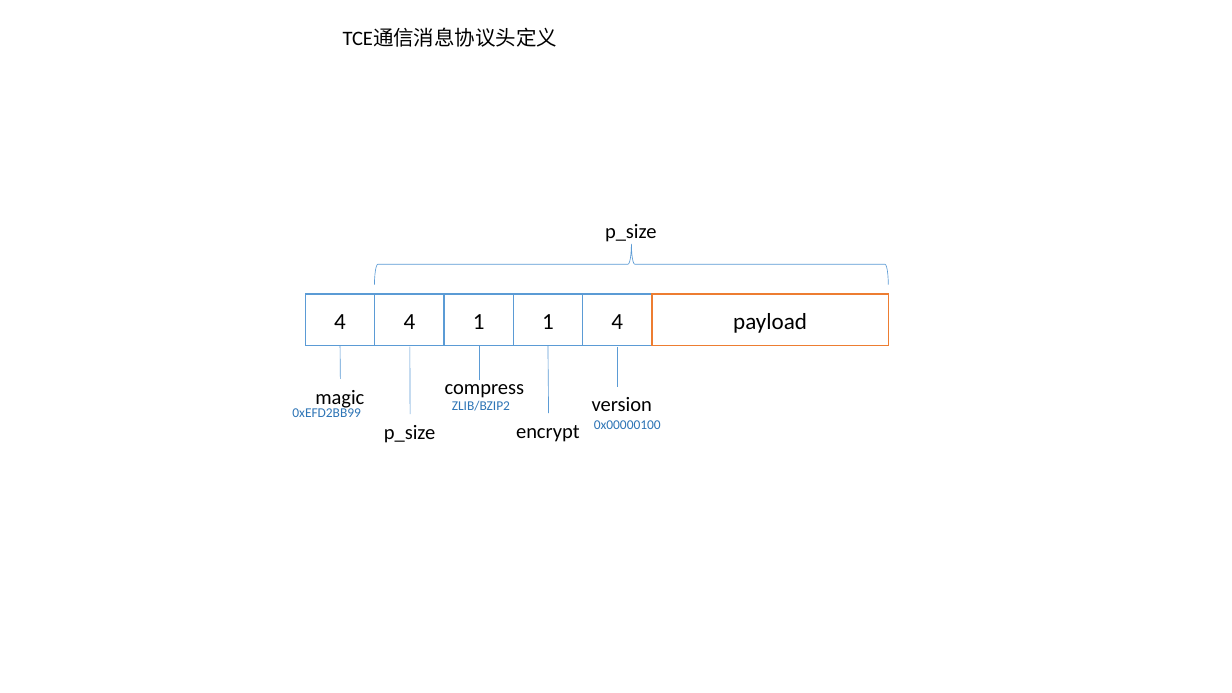
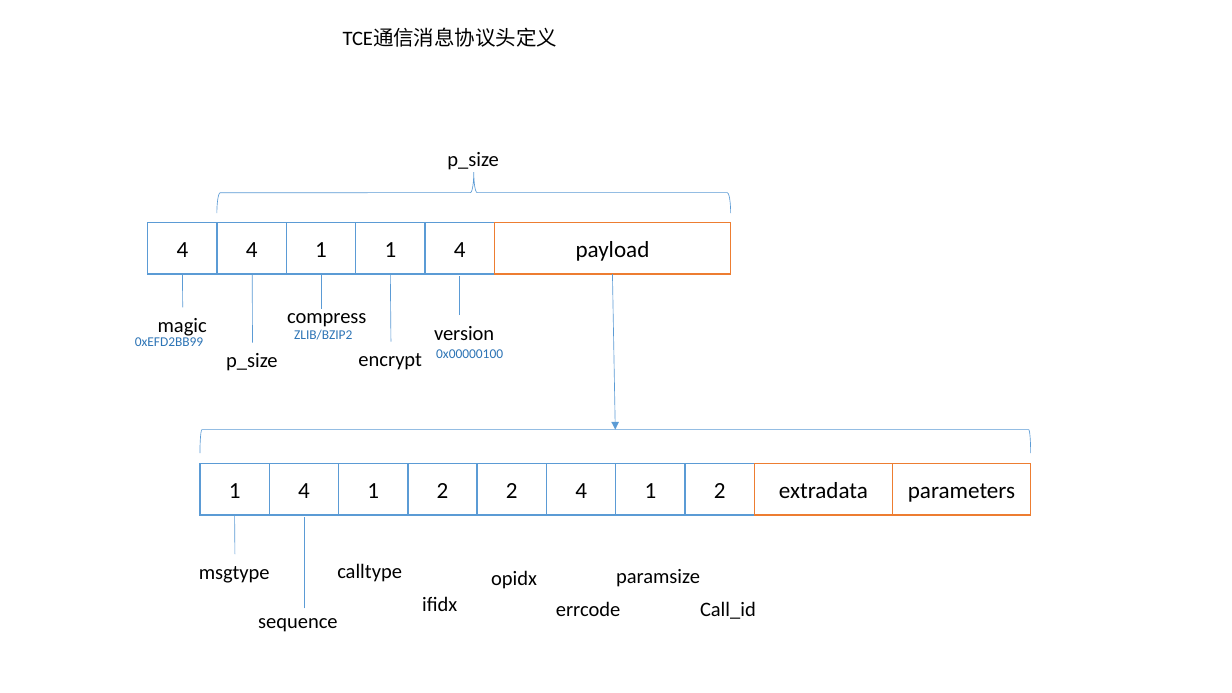
Before and after one commit to adoggie/TCE, a slide deck: slide 1 of doc/tce_protocal_internal.pptx. Drawn at 1232x693 pixels with LibreOffice and Linux fonts; fonts in the diff are those of the drawing. Boxes give left, top, right and bottom in pixels: in the first picture for what was removed or moved away, otherwise in the second. Text is boxed around its words. In the diff, an @@ line names an element or a change of style, - is before the commit and + after.

```diff
--- a/doc/tce_protocal_internal.pptx
+++ b/doc/tce_protocal_internal.pptx
@@ 3 texts, 1 left brace moved together from (x1=315, y1=244, x2=888, y2=411) to (x1=158, y1=173, x2=731, y2=340) @@
@@ 6 texts, 6 rectangles, 5 lines moved together from (x1=292, y1=224, x2=889, y2=443) to (x1=135, y1=152, x2=731, y2=371) @@
@@ arrow added from (613, 274) to (616, 430), #5B9BD5 0.5 pt @@
@@ right bracket added at (x1=200, y1=430, x2=1031, y2=453), outline #5B9BD5 0.5 pt @@
@@ rectangle added at (x1=200, y1=463, x2=269, y2=515), fill #FFFFFF, outline #5B9BD5 1 pt, 18 pt, text #000000 @@
+1
@@ rectangle added at (x1=269, y1=463, x2=338, y2=515), fill #FFFFFF, outline #5B9BD5 1 pt, 18 pt, text #000000 @@
+4
@@ rectangle added at (x1=338, y1=463, x2=408, y2=515), fill #FFFFFF, outline #5B9BD5 1 pt, 18 pt, text #000000 @@
+1
@@ rectangle added at (x1=408, y1=463, x2=477, y2=515), fill #FFFFFF, outline #5B9BD5 1 pt, 18 pt, text #000000 @@
+2
@@ rectangle added at (x1=477, y1=463, x2=546, y2=515), fill #FFFFFF, outline #5B9BD5 1 pt, 18 pt, text #000000 @@
+2
@@ rectangle added at (x1=546, y1=463, x2=616, y2=515), fill #FFFFFF, outline #5B9BD5 1 pt, 18 pt, text #000000 @@
+4
@@ rectangle added at (x1=616, y1=463, x2=685, y2=515), fill #FFFFFF, outline #5B9BD5 1 pt, 18 pt, text #000000 @@
+1
@@ rectangle added at (x1=685, y1=463, x2=754, y2=515), fill #FFFFFF, outline #5B9BD5 1 pt, 18 pt, text #000000 @@
+2
@@ rectangle added at (x1=754, y1=463, x2=893, y2=515), fill #FFFFFF, outline #ED7D31 1 pt, 18 pt, text #000000 @@
+extradata
@@ rectangle added at (x1=893, y1=463, x2=1031, y2=515), fill #FFFFFF, outline #ED7D31 1 pt, 18 pt, text #000000 @@
+parameters
@@ line added from (235, 555) to (235, 515), #5B9BD5 0.5 pt @@
@@ line added from (304, 608) to (304, 518), #5B9BD5 0.5 pt @@
@@ text added at (x1=199, y1=566, x2=270, y2=583), 16 pt, text #000000 @@
+msgtype
@@ text added at (x1=337, y1=563, x2=402, y2=582), 16 pt, text #000000 @@
+calltype
@@ text added at (x1=616, y1=569, x2=700, y2=587), 16 pt, text #000000 @@
+paramsize
@@ text added at (x1=422, y1=596, x2=457, y2=611), 16 pt, text #000000 @@
+ifidx
@@ text added at (x1=491, y1=570, x2=537, y2=589), 16 pt, text #000000 @@
+opidx
@@ text added at (x1=258, y1=618, x2=337, y2=632), 16 pt, text #000000 @@
+sequence
@@ text added at (x1=556, y1=601, x2=620, y2=616), 16 pt, text #000000 @@
+errcode
@@ text added at (x1=700, y1=601, x2=756, y2=619), 16 pt, text #000000 @@
+Call_id
```
Also in this commit, not shown: 4 other files.
